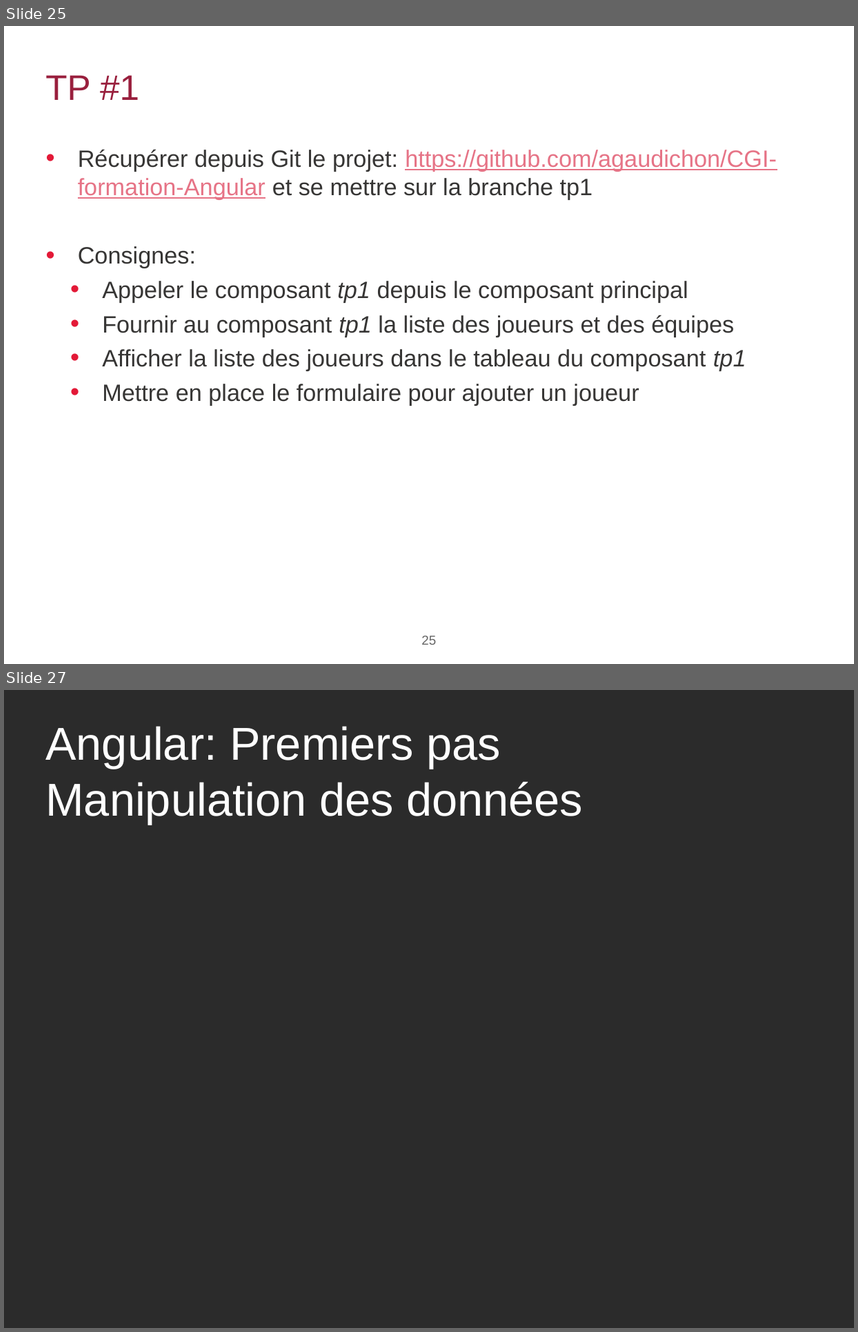
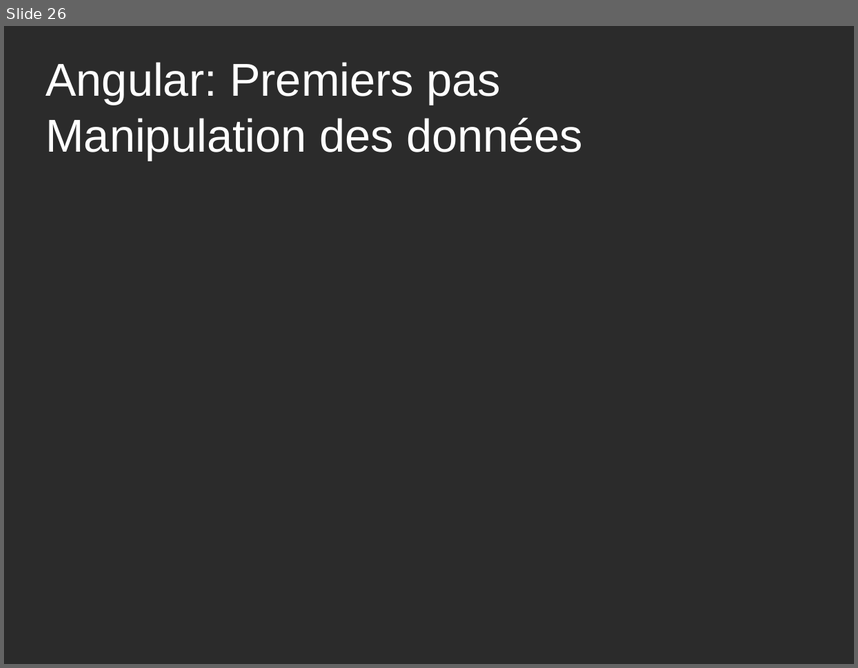
Before and after one commit to agaudichon/CGI-formation-Angular, a slide deck: docs/Formation_Angular_002_Premiers-pas.pptx. Shown one above the other, each under a label of ours: slides 25 and 27 before the commit, slide 26 after it; the slides between them are not shown. The pictures are 858x1332 and 858x668 pixels, drawn with LibreOffice and Linux fonts; fonts in the diff are those of the drawing; background and template pictures are left out; a plain dark background stands for a picture behind light text. Boxes give left, top, right and bottom in pixels: in the first picture for what was removed or moved away, otherwise in the second. Text is boxed around its words. In the diff, an @@ line names an element or a change of style, - is before the commit and + after.

```diff
--- a/docs/Formation_Angular_002_Premiers-pas.pptx
+++ b/docs/Formation_Angular_002_Premiers-pas.pptx
@@ slide 25 removed at bbox=[4, 26, 854, 664], background #FFFFFF @@
@@ title removed at bbox=[45, 75, 139, 100] @@
-TP #1
@@ text removed at bbox=[78, 149, 777, 405] @@
-• Récupérer depuis Git le projet: https://github.com/agaudichon/CGI-formation-Angular et se mettre sur la branche tp1
-• Consignes:
-  • Appeler le composant tp1 depuis le composant principal
-  • Fournir au composant tp1 la liste des joueurs et des équipes
-  • Afficher la liste des joueurs dans le tableau du composant tp1
-  • Mettre en place le formulaire pour ajouter un joueur
@@ page number removed at bbox=[421, 635, 436, 644] @@
-25
@@ what was slide 27 is now slide 26 @@
```
Also in this commit, not shown: 2 slides changed, 1 slide added, 3 other slides removed, 2 other files.
